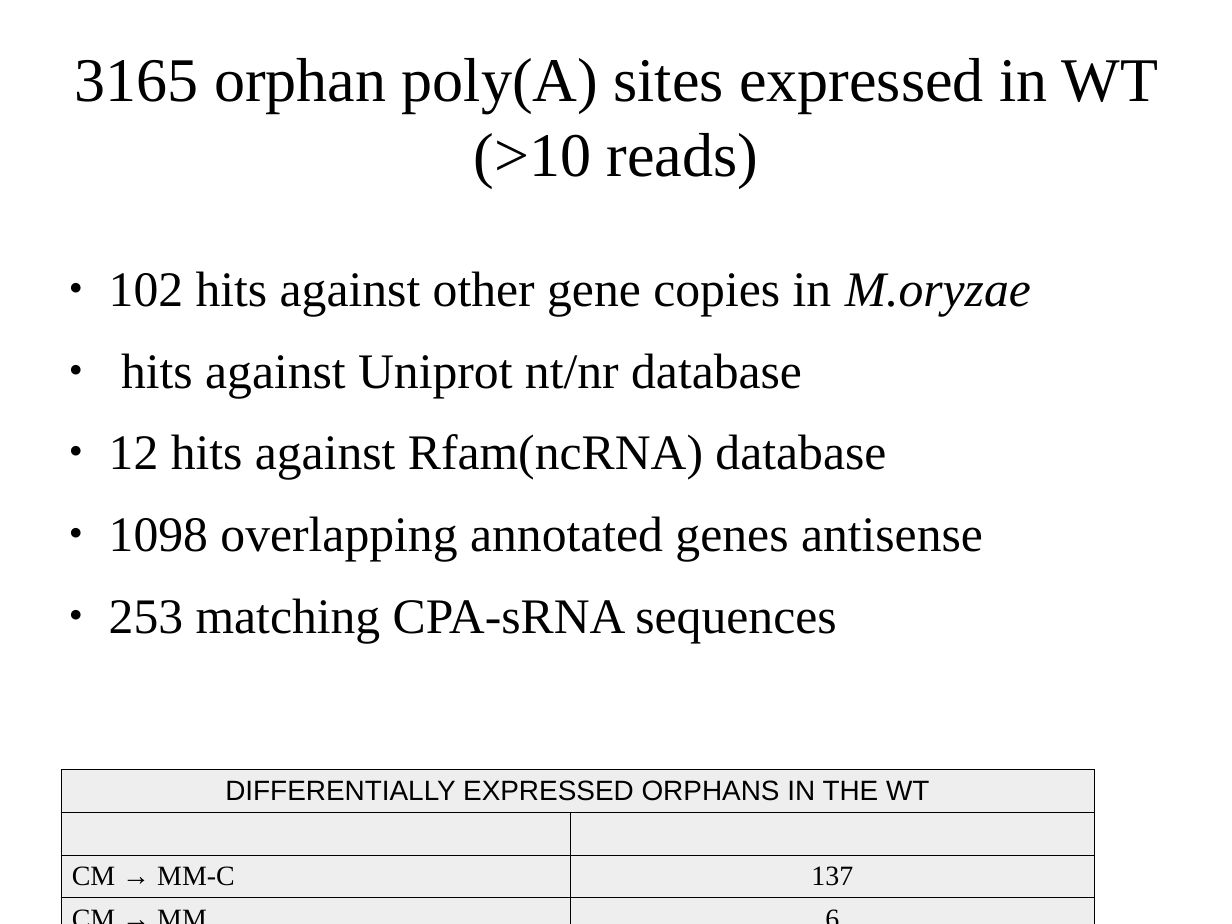
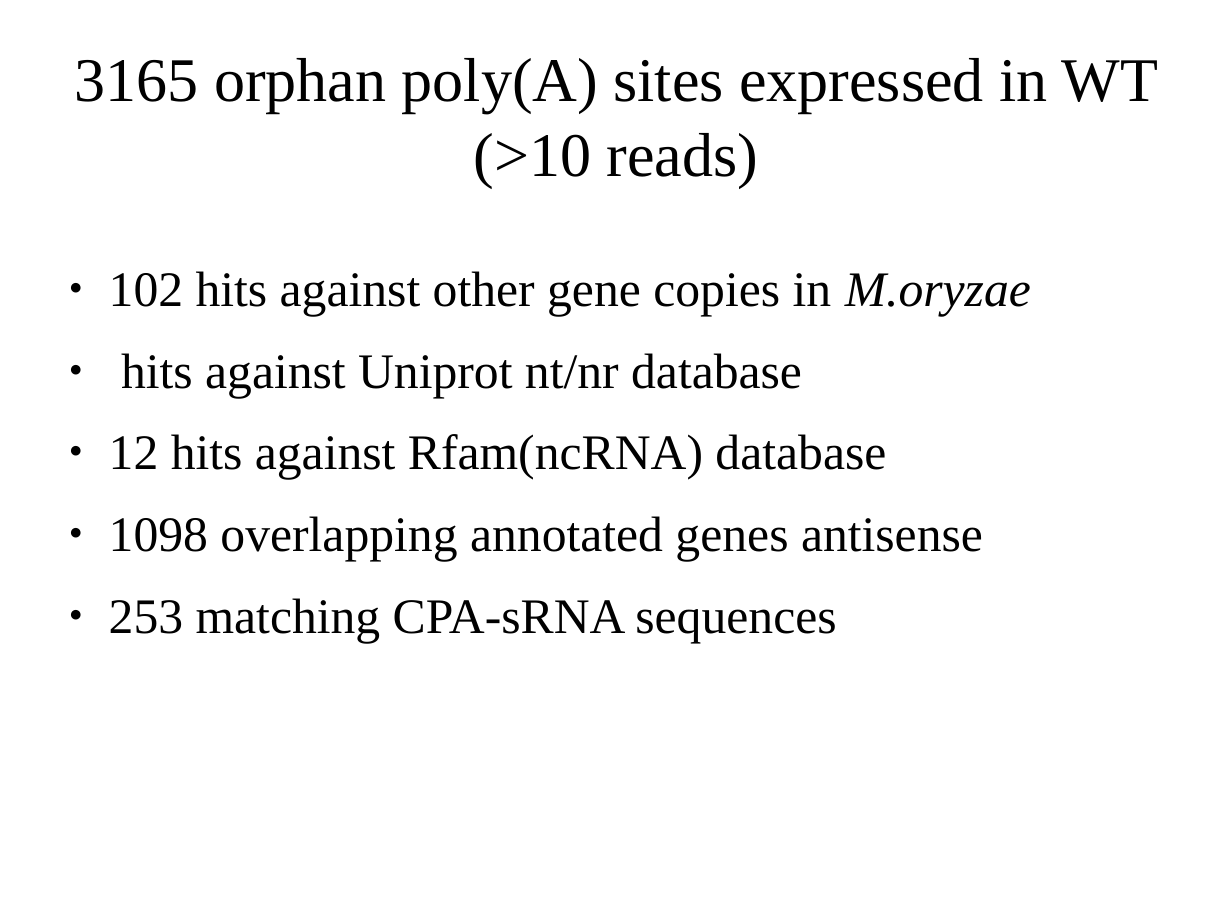
Before and after one commit to wilkinsonlab/m-oryzae-polya, a slide deck: slide 14 of doc/oryzae_presentation.odp. Drawn at 1232x924 pixels with LibreOffice and Linux fonts; fonts in the diff are those of the drawing. Boxes give left, top, right and bottom in pixels: in the first picture for what was removed or moved away, otherwise in the second. Text is boxed around its words. In the diff, an @@ line names an element or a change of style, - is before the commit and + after.

```diff
--- a/doc/oryzae_presentation.odp
+++ b/doc/oryzae_presentation.odp
@@ table removed at (x1=60, y1=770, x2=1094, y2=924), 8 rows, 2 columns @@
-DIFFERENTIALLY EXPRESSED ORPHANS IN THE WT | 
- | 
-CM → MM-C | 137
-CM → MM | 6
-CM → MM-N | 24
-MM → MM-C | 91
-MM → MM-N | 0
-MM-N → MM-C | 55
```
Also in this commit, not shown: 5 other slides changed, 1 slide added, 22 other files.
